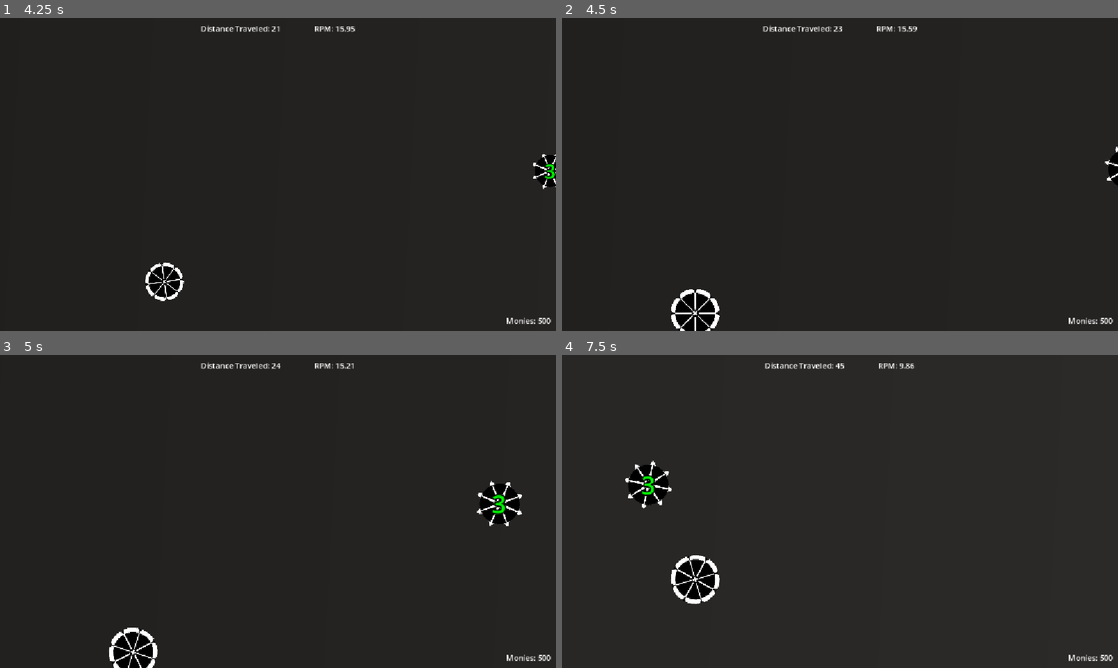
Above: before the commit, frames 1-4 (two rows, left to right).
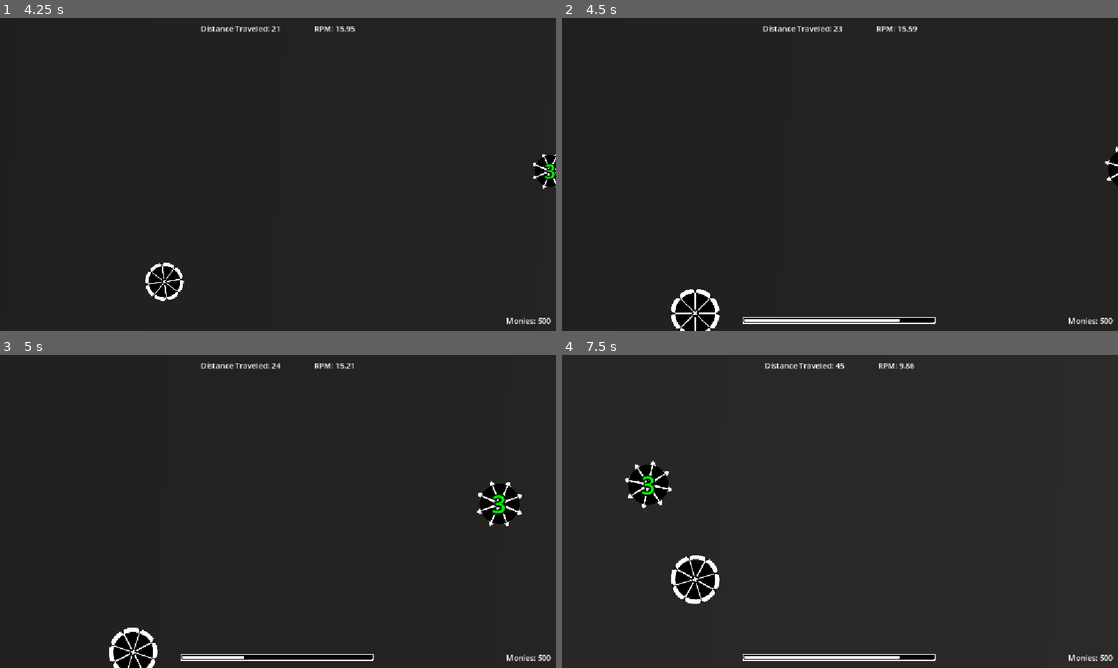
Above: after the commit, the same moments.

Repository: ryder-james/AVerySeriousGameJam
Game: Godot game, scene res://ui/main_menu.tscn
The game is run twice, just before and just after one commit, with the same random seed, the same clock (stepped at 60 frames per second) and the same inputs. The engine's default icon, where the game draws it, is replaced by a stand-in: a white triangle on a blue panel in a dark square.
Inputs:
- Up to frame 1 (4.25 s): click "Start" at 0.5 s; tap Enter at 1.25 s; hold Space (launch) 1.28-2.03 s; tap A (ccw) at 2.1 s; tap Space (launch) at 2.3, 3.05, 3.6 s; hold D (cw) 2.78-3.53 s
- Up to frame 2 (4.5 s): hold Space (launch) from 4.28 s (still down)
- Up to frame 3 (5 s): keep holding Space (launch)
- Up to frame 4 (7.5 s): release Space (launch) at 5.03 s; tap A (ccw) at 5.1 s; tap Space (launch) at 5.3, 6.05, 6.6 s; hold D (cw) 5.78-6.53 s; hold Space (launch) from 7.28 s (still down)

Frame 1 is identical in both runs. In frame 2, 0.8% of the frame differs, in the area x 32-68%, y 95-98%; in frame 3, 0.8%; in frame 4, 0.8%.

Commit message:
feat: Add dash hold indicator

Diff:
--- a/beyblade/beyblade.gd
+++ b/beyblade/beyblade.gd
@@ -18,9 +18,9 @@
 @export var clash_detection_distance: float = 90.0
 
 var is_dashing := false
+var dash_duration := 0.0
 var _preferred_dash_angle := DASH_RIGHT
 var _dash_tween: Tween = null
-var _dash_duration := 0.0
 
 @onready var rpm_agent: RPMAgent = %RPMAgent
 @onready var _default_angular_damp: float = angular_damp
@@ -74,10 +74,10 @@
 		if event.is_action_pressed("launch"):
 			start_dash.emit()
 			is_dashing = true
-			_dash_duration = 1.0
+			dash_duration = max_dash_duration
 			_dash_tween = create_tween()
 			_dash_tween.set_ignore_time_scale(true)
-			_dash_tween.tween_property(self, "_dash_duration", 0.0, max_dash_duration)
+			_dash_tween.tween_property(self, "dash_duration", 0.0, max_dash_duration)
 			_dash_tween.finished.connect(_release_dash.bind(_preferred_dash_angle))
 		elif event.is_action_pressed("ccw"):
 			_preferred_dash_angle = DASH_UP
--- a/game.gd
+++ b/game.gd
@@ -11,6 +11,7 @@
 const Beyblade = preload("uid://dvgou34t5mt21")
 
 @warning_ignore("unused_signal")
+signal player_set(player: Beyblade)
 signal launch(power: float, angle: float)
 signal clash(player: RPMAgent, enemy: RPMAgent, result: ClashResult)
 
@@ -74,6 +75,7 @@
 		player.end_dash.connect(_on_dash_ended)
 		camera = get_tree().root.get_camera_2d()
 		default_camera_zoom = camera.zoom
+		player_set.emit(player)
 
 
 func _on_player_died() -> void:
--- /dev/null
+++ b/ui/dash_hold_bar.gd
@@ -0,0 +1,40 @@
+extends ProgressBar
+
+
+const Beyblade = preload("uid://dvgou34t5mt21")
+
+
+var _player: Beyblade
+
+
+func _ready() -> void:
+	if Game.player:
+		_on_player_set(Game.player)
+	else:
+		Game.player_set.connect(_on_player_set)
+
+
+# Called every frame. 'delta' is the elapsed time since the previous frame.
+func _process(_delta: float) -> void:
+	if not _player or not visible:
+		return
+
+	value = _player.dash_duration / _player.max_dash_duration
+
+
+func _on_player_set(new_player: Beyblade) -> void:
+	if _player:
+		_player.start_dash.disconnect(_on_dash_started)
+		_player.end_dash.disconnect(_on_dash_ended)
+	_player = new_player
+	if _player:
+		_player.start_dash.connect(_on_dash_started)
+		_player.end_dash.connect(_on_dash_ended)
+
+
+func _on_dash_started() -> void:
+	visible = true
+
+
+func _on_dash_ended() -> void:
+	visible = false
--- a/ui/overlay_ui.tscn
+++ b/ui/overlay_ui.tscn
@@ -1,6 +1,23 @@
 [gd_scene format=3 uid="uid://by4wumt7yrhdh"]
 
 [ext_resource type="Script" uid="uid://15fhxexaijtj" path="res://ui/overlay_ui.gd" id="1_ygi30"]
+[ext_resource type="Texture2D" uid="uid://r324o3jeddi6" path="res://ui/imgs/progress_bar_outline.png" id="2_g5hcj"]
+[ext_resource type="Texture2D" uid="uid://brml14clbpqdq" path="res://ui/imgs/progress_bar_fill.png" id="3_gjh5w"]
+[ext_resource type="Script" uid="uid://dsohgoo2xlggv" path="res://ui/dash_hold_bar.gd" id="4_gjh5w"]
+
+[sub_resource type="StyleBoxTexture" id="StyleBoxTexture_ygi30"]
+texture = ExtResource("2_g5hcj")
+texture_margin_left = 3.0
+texture_margin_top = 3.0
+texture_margin_right = 3.0
+texture_margin_bottom = 3.0
+
+[sub_resource type="StyleBoxTexture" id="StyleBoxTexture_s31dh"]
+texture = ExtResource("3_gjh5w")
+texture_margin_left = 6.0
+texture_margin_top = 6.0
+texture_margin_right = 6.0
+texture_margin_bottom = 6.0
 
 [node name="Overlay_Ui" type="Control" unique_id=1788766066]
 layout_mode = 3
@@ -49,12 +66,36 @@
 
 [node name="Footer" type="HBoxContainer" parent="MarginContainer/VBoxContainer" unique_id=794671488]
 layout_mode = 2
-size_flags_horizontal = 8
 size_flags_vertical = 10
+
+[node name="Control" type="Control" parent="MarginContainer/VBoxContainer/Footer" unique_id=1613515745]
+layout_mode = 2
+size_flags_horizontal = 3
+size_flags_stretch_ratio = 2.0
+
+[node name="DashHoldBar" type="ProgressBar" parent="MarginContainer/VBoxContainer/Footer" unique_id=1626832021]
+visible = false
+custom_minimum_size = Vector2(400, 14)
+layout_mode = 2
+size_flags_horizontal = 3
+size_flags_vertical = 4
+theme_override_styles/background = SubResource("StyleBoxTexture_ygi30")
+theme_override_styles/fill = SubResource("StyleBoxTexture_s31dh")
+max_value = 1.0
+value = 1.0
+show_percentage = false
+script = ExtResource("4_gjh5w")
+
+[node name="Control2" type="Control" parent="MarginContainer/VBoxContainer/Footer" unique_id=1467720889]
+layout_mode = 2
+size_flags_horizontal = 3
 
 [node name="Monies" type="RichTextLabel" parent="MarginContainer/VBoxContainer/Footer" unique_id=1938184794]
 unique_name_in_owner = true
 layout_mode = 2
+size_flags_horizontal = 3
 text = "Monies: 500"
 fit_content = true
 autowrap_mode = 0
+horizontal_alignment = 2
+vertical_alignment = 1
Binary file added: rawsprites/progeress_bar.aseprite
Not shown, added: ui/dash_hold_bar.gd.uid
Binary file added: ui/imgs/progress_bar_fill.png
Not shown, added: ui/imgs/progress_bar_fill.png.import
Binary file added: ui/imgs/progress_bar_outline.png
Not shown, added: ui/imgs/progress_bar_outline.png.import
